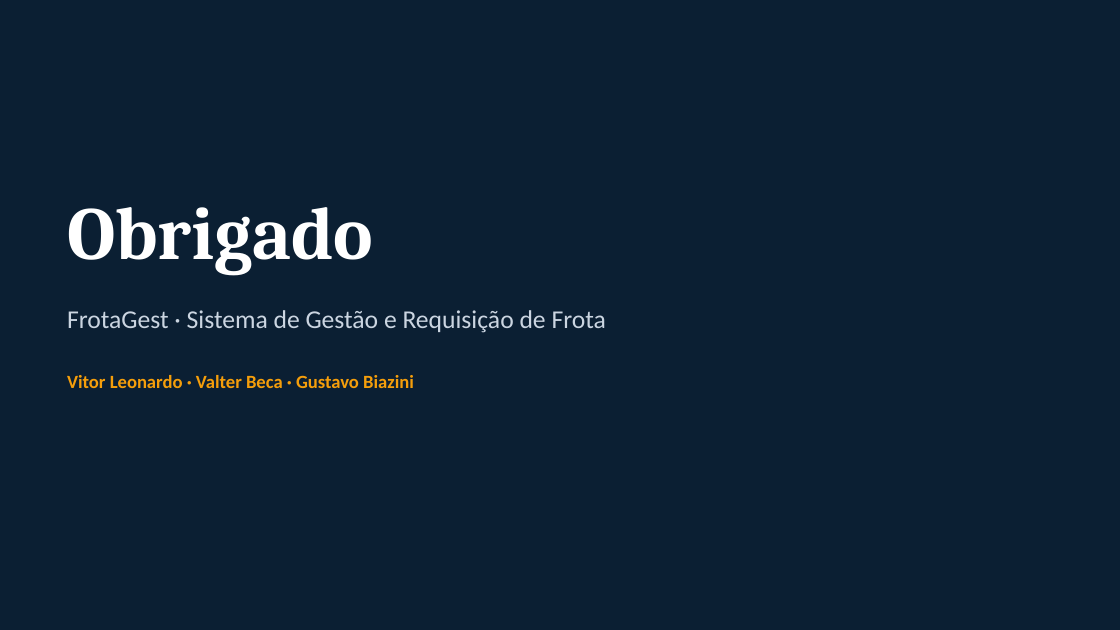
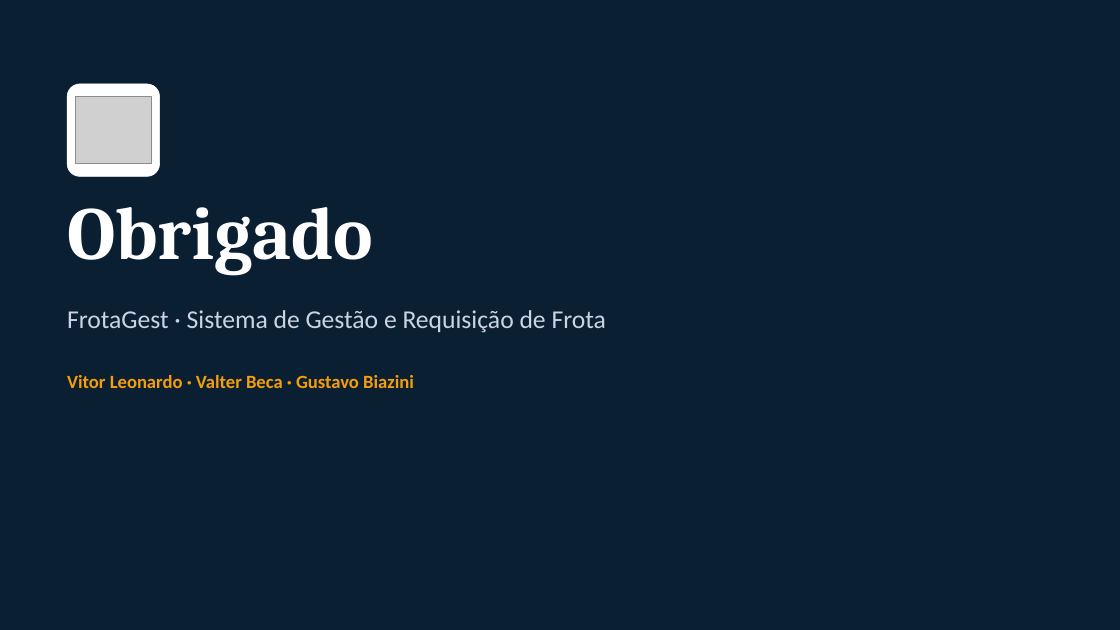
Before and after one commit to VitorLeonardoIPL/ProjetodeSistemasdeInforma-o, a slide deck: slide 29 of Docs/FrotaGest_Apresentacao_fase1.pptx. Drawn at 1120x630 pixels with LibreOffice and Linux fonts; fonts in the diff are those of the drawing; grey boxes stand for pictures. Boxes give left, top, right and bottom in pixels: in the first picture for what was removed or moved away, otherwise in the second. Text is boxed around its words. In the diff, an @@ line names an element or a change of style, - is before the commit and + after.

```diff
--- a/Docs/FrotaGest_Apresentacao_fase1.pptx
+++ b/Docs/FrotaGest_Apresentacao_fase1.pptx
@@ rounded rectangle added at <box>67,84,160,176</box>, fill #FFFFFF, outline #FFFFFF 0.5 pt @@
@@ picture added at <box>76,97,151,163</box> @@
```
Also in this commit, not shown: 2 other slides changed, 3 other files.
